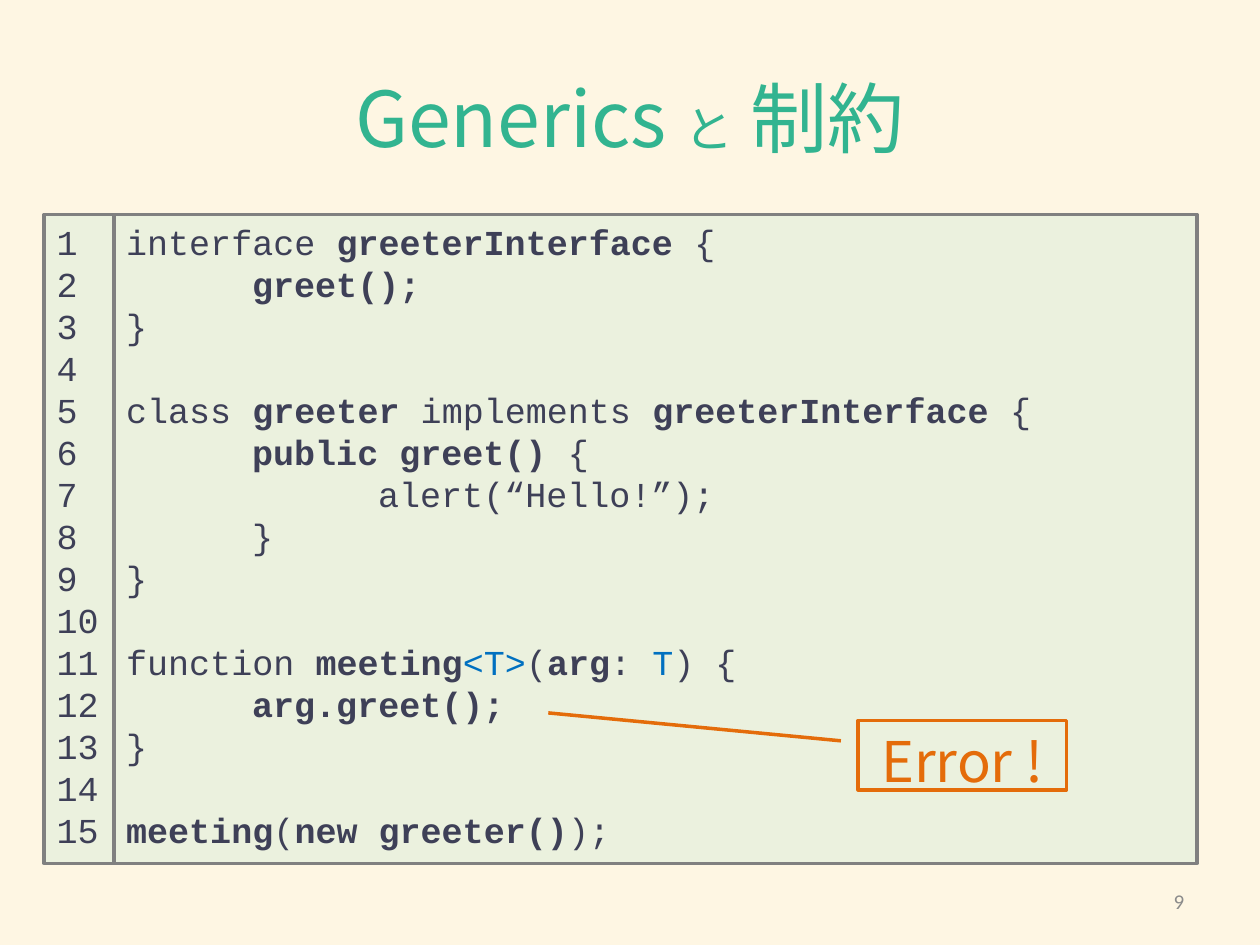
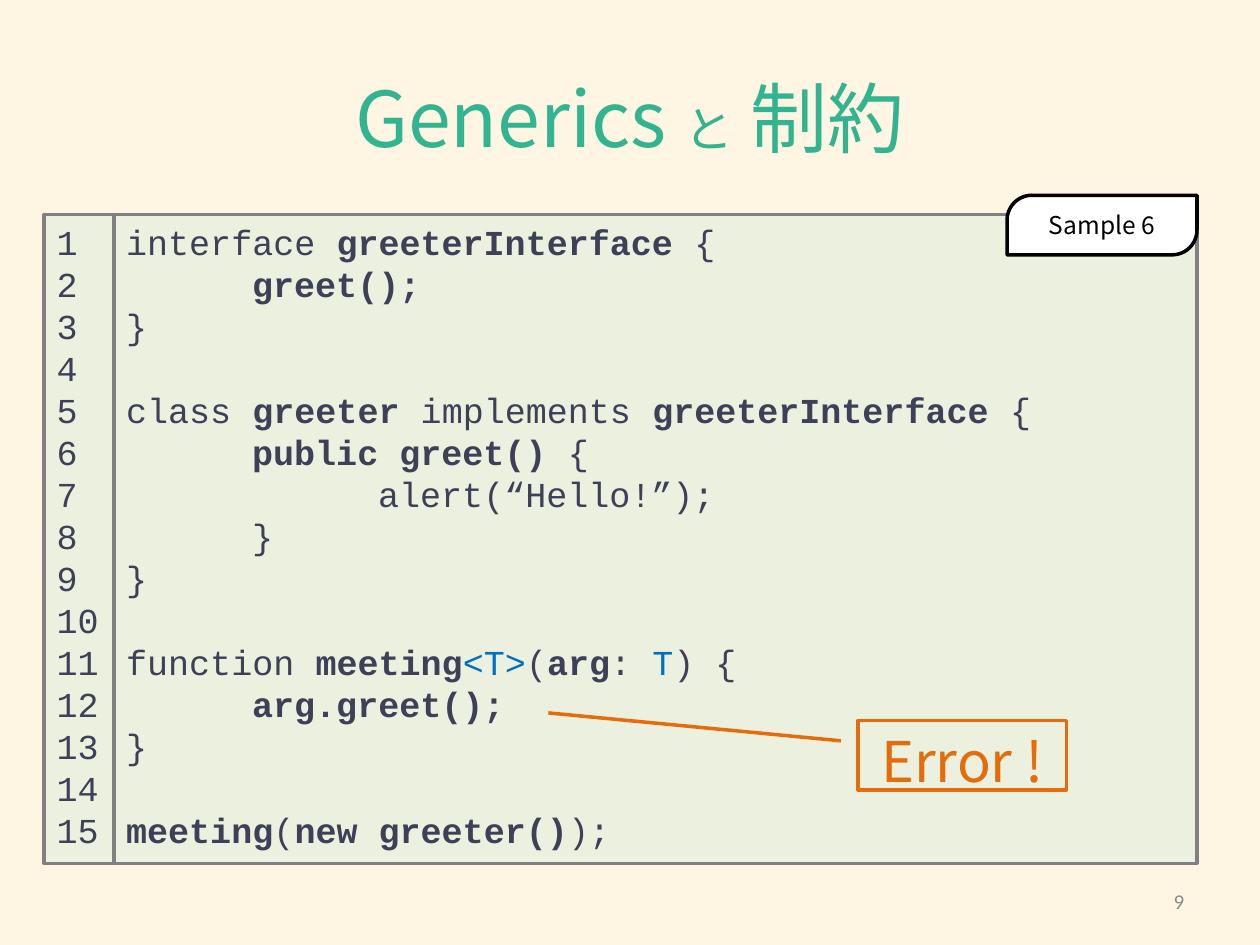
Before and after one commit to Hikari-Kubota/sandbox-todo-ts-angular, a slide deck: slide 9 of typescript/typescript_generics.pptx. Drawn at 1260x945 pixels with LibreOffice and Linux fonts; fonts in the diff are those of the drawing. Boxes give left, top, right and bottom in pixels: in the first picture for what was removed or moved away, otherwise in the second. Text is boxed around its words. In the diff, an @@ line names an element or a change of style, - is before the commit and + after.

```diff
--- a/typescript/typescript_generics.pptx
+++ b/typescript/typescript_generics.pptx
@@ round diag rect added at <box>1007,195,1197,255</box>, fill #FFFFFF, outline #000000 2 pt, 14 pt, text #000000 @@
+Sample 6
```
Also in this commit, not shown: 8 other slides changed, 3 other files.
